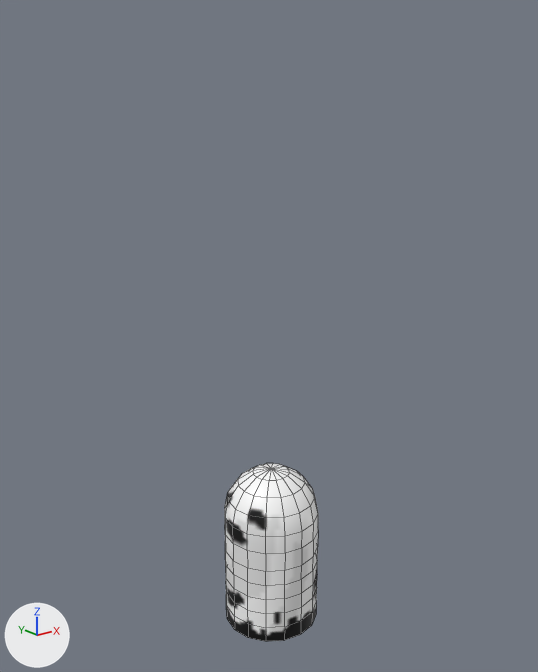
A saved change to the Blender file SrcAssets/models.blend.
Before and after are seen from a 50 mm lens placed at (-8.78, -10.9, 10.75), pointed at (0.04, 0.12, 6.34). Every picture has the same lights, and +X, +Y and +Z are marked at lower left. Mesh edges are drawn as thin lines.

The first picture shows 'Ghost'.
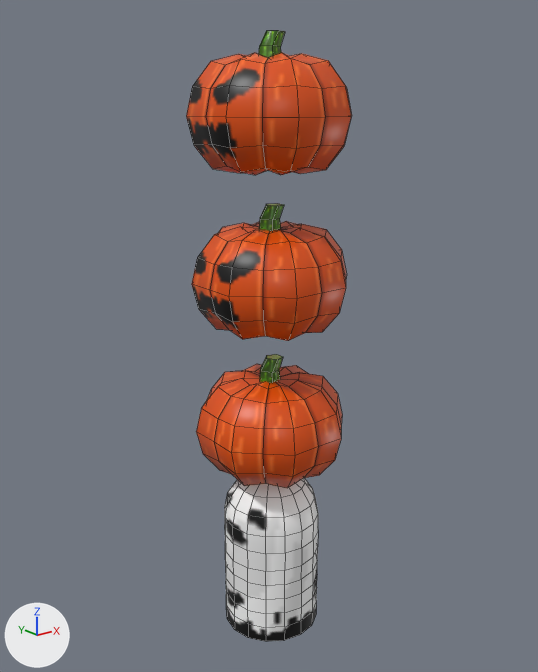
Changed parts and their boxes (x1, y1, x2, y2) in the pictures (538 x 672 px):
'Pumpkin3', added (orange)
    after: (186, 30, 352, 175)
'Pumpkin2', added (orange)
    after: (192, 203, 347, 341)
'Pumpkin', added (orange)
    after: (196, 354, 342, 488)

What changed in the scene script:
```text
Add me_sphere_005:
    me_sphere_005.from_pydata(...)  # 134 vertices, 139 faces; spans x -1.43..1.43, y -1.43..1.43, z -0.98..1.43
    me_sphere_005.polygons.foreach_set('use_smooth', [True] * 139)
    me_sphere_005.materials.append(mat_ghost)  # picture img_ghost_png
Add me_sphere_004:
    me_sphere_004.from_pydata(...)  # 134 vertices, 139 faces; spans x -1.43..1.43, y -1.43..1.43, z -0.98..1.43
    me_sphere_004.polygons.foreach_set('use_smooth', [True] * 139)
    me_sphere_004.materials.append(mat_ghost)  # picture img_ghost_png
Add me_sphere:
    me_sphere.from_pydata(...)  # 134 vertices, 139 faces; spans x -1.43..1.43, y -1.43..1.43, z -0.98..1.43
    me_sphere.polygons.foreach_set('use_smooth', [True] * 139)
    me_sphere.materials.append(mat_ghost)  # picture img_ghost_png
Add ob_pumpkin3:
    ob_pumpkin3 = bpy.data.objects.new('Pumpkin3', me_sphere_005)
    ob_pumpkin3.location = (0.0, 0.0, 10.5)
Add ob_pumpkin2:
    ob_pumpkin2 = bpy.data.objects.new('Pumpkin2', me_sphere_004)
    ob_pumpkin2.location = (0.0, 0.0, 7.5)
Add ob_pumpkin:
    ob_pumpkin = bpy.data.objects.new('Pumpkin', me_sphere)
    ob_pumpkin.location = (0.0, 0.0, 4.5)
```
